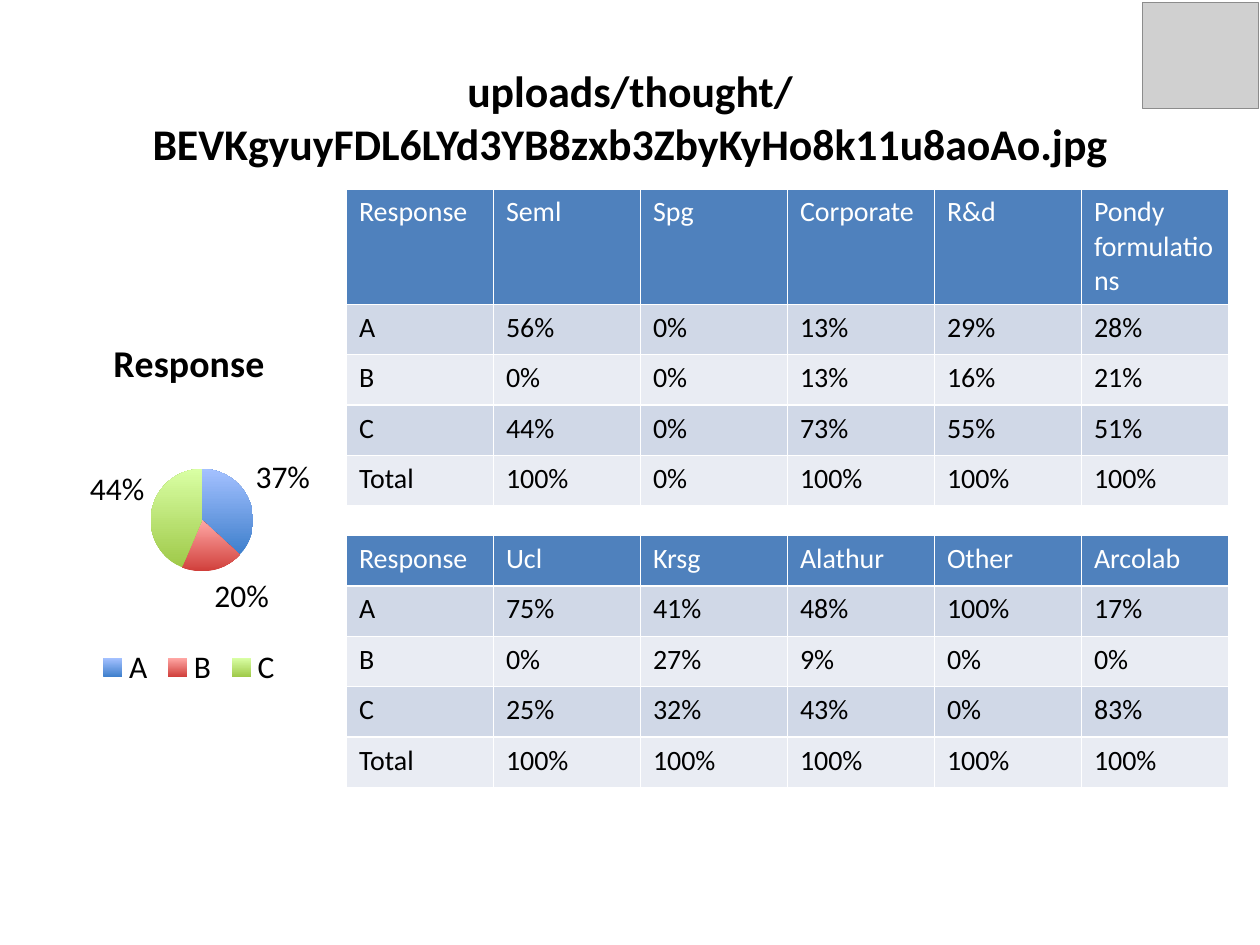
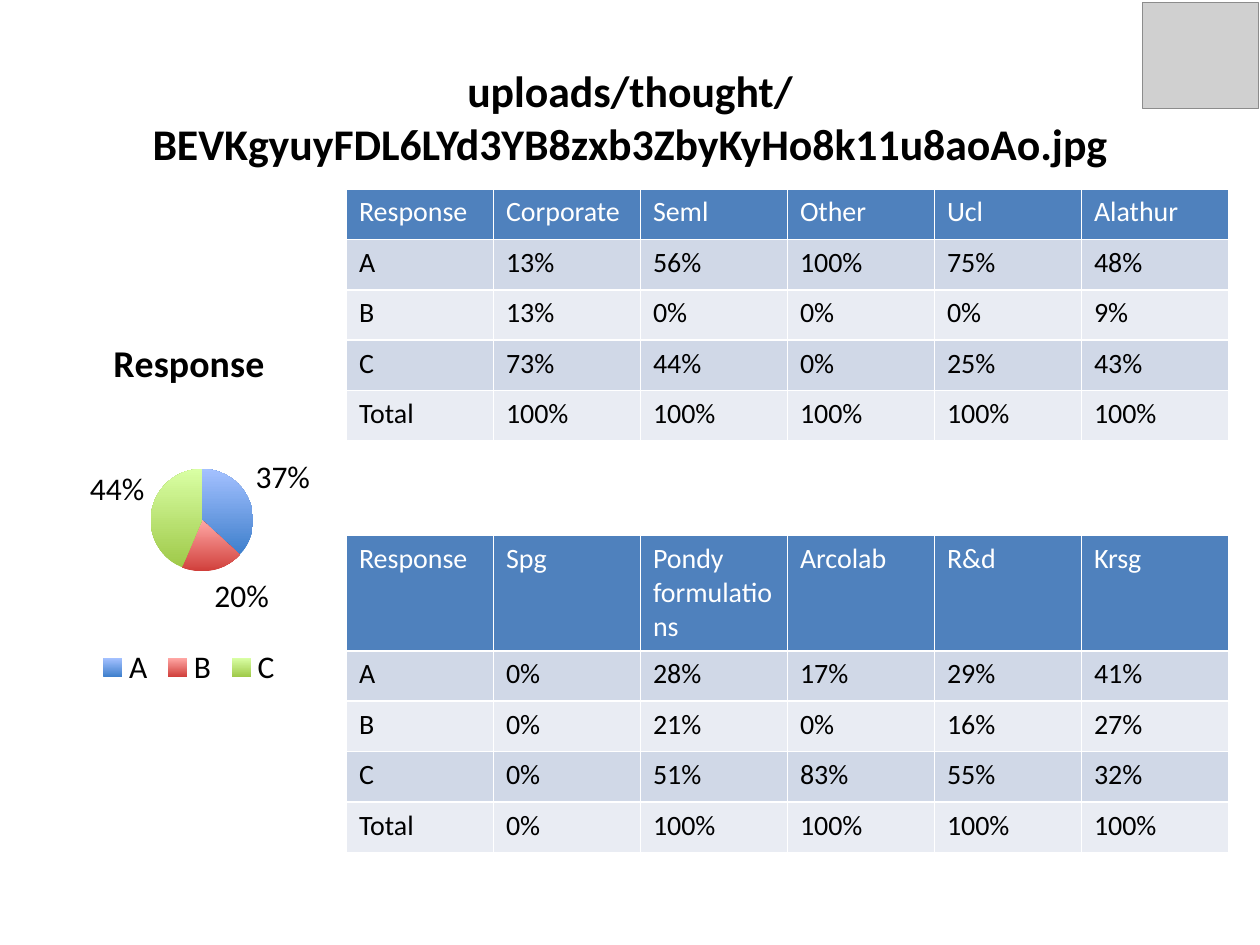
Before and after one commit to taranag/CodeProjects, a slide deck: slide 13 of FlaskApp/static/generated/51Test1.pptx. Drawn at 1260x945 pixels with LibreOffice and Linux fonts; fonts in the diff are those of the drawing; grey boxes stand for pictures. Boxes give left, top, right and bottom in pixels: in the first picture for what was removed or moved away, otherwise in the second. Text is boxed around its words. In the diff, an @@ line names an element or a change of style, - is before the commit and + after.

```diff
--- a/FlaskApp/static/generated/51Test1.pptx
+++ b/FlaskApp/static/generated/51Test1.pptx
@@ table at (x1=346, y1=189, x2=1231, y2=788) @@
-row 1: Response | Seml | Spg | Corporate | R&d | Pondy formulations
+row 1: Response | Corporate | Seml | Other | Ucl | Alathur
-row 2: A | 56% | 0% | 13% | 29% | 28%
+row 2: A | 13% | 56% | 100% | 75% | 48%
-row 3: B | 0% | 0% | 13% | 16% | 21%
+row 3: B | 13% | 0% | 0% | 0% | 9%
-row 4: C | 44% | 0% | 73% | 55% | 51%
+row 4: C | 73% | 44% | 0% | 25% | 43%
-row 5, column 3: 0%
+row 5, column 3: 100%
@@ table at (x1=346, y1=536, x2=1231, y2=840) @@
-row 1: Response | Ucl | Krsg | Alathur | Other | Arcolab
+row 1: Response | Spg | Pondy formulations | Arcolab | R&d | Krsg
-row 2: A | 75% | 41% | 48% | 100% | 17%
+row 2: A | 0% | 28% | 17% | 29% | 41%
-row 3: B | 0% | 27% | 9% | 0% | 0%
+row 3: B | 0% | 21% | 0% | 16% | 27%
-row 4: C | 25% | 32% | 43% | 0% | 83%
+row 4: C | 0% | 51% | 83% | 55% | 32%
-row 5, column 2: 100%
+row 5, column 2: 0%
```
Also in this commit, not shown: 2 other slides changed, 1 other file.
